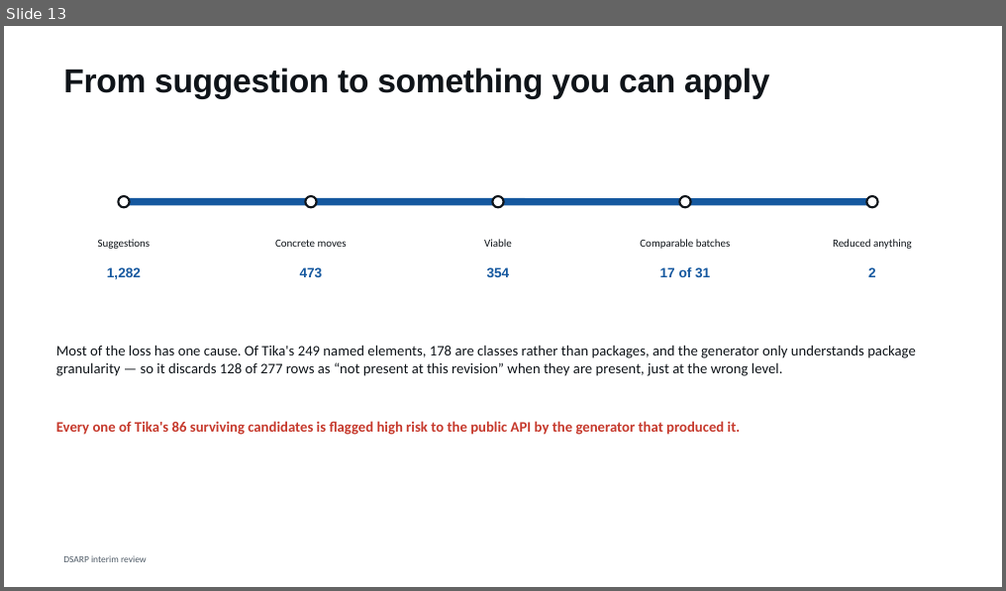
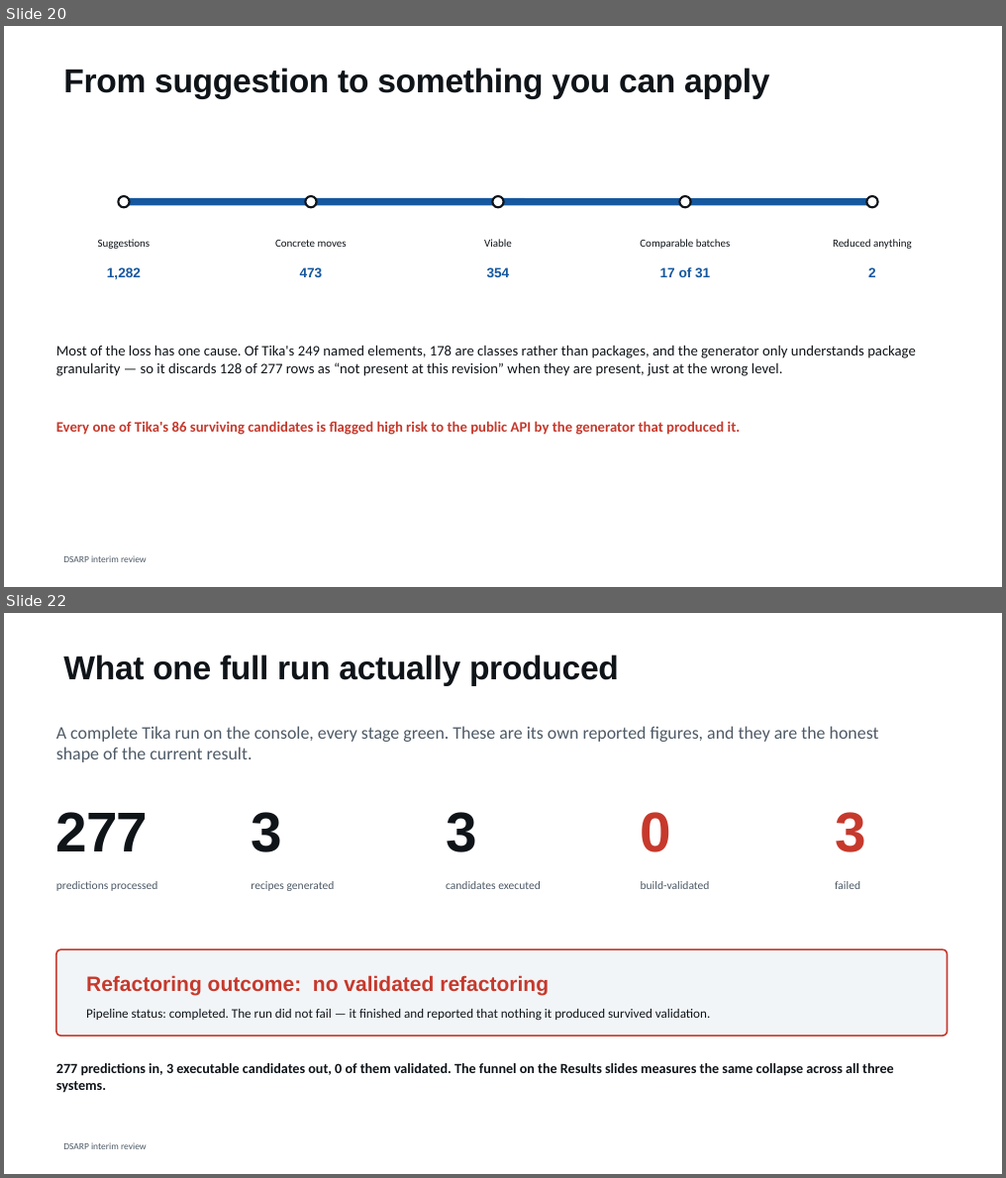
Before and after one commit to shimoriki/DSARPProject, a slide deck: docs/DSARP_interim_review.pptx. Shown one above the other, each under a label of ours: slide 13 before the commit, slides 20 and 22 after it; the slides between them are not shown. The pictures are 1006x591 and 1006x1178 pixels, drawn with LibreOffice and Linux fonts; fonts in the diff are those of the drawing. Boxes give left, top, right and bottom in pixels: in the first picture for what was removed or moved away, otherwise in the second. Text is boxed around its words. In the diff, an @@ line names an element or a change of style, - is before the commit and + after.

```diff
--- a/docs/DSARP_interim_review.pptx
+++ b/docs/DSARP_interim_review.pptx
@@ slide 22 added at (4, 613, 1002, 1174), background #FFFFFF; not listed: 1 template element that a slide beside it also shows @@
@@ title added at (63, 655, 619, 686), 32 pt, text #0F1419, bold @@
+What one full run actually produced
@@ text added at (56, 726, 879, 762), 17 pt, text #4E5A66 @@
+A complete Tika run on the console, every stage green. These are its own reported figures, and they are the honest shape of the current result.
@@ text added at (56, 812, 149, 852), 54 pt, text #0F1419, bold @@
+277
@@ text added at (251, 812, 282, 853), 54 pt, text #0F1419, bold @@
+3
@@ text added at (446, 812, 477, 853), 54 pt, text #0F1419, bold @@
+3
@@ text added at (641, 812, 672, 853), 54 pt, text #C6392C, bold @@
+0
@@ text added at (835, 812, 866, 853), 54 pt, text #C6392C, bold @@
+3
@@ text added at (56, 881, 158, 891), 11 pt, text #4E5A66 @@
+predictions processed
@@ text added at (251, 881, 335, 891), 11 pt, text #4E5A66 @@
+recipes generated
@@ text added at (446, 881, 541, 889), 11 pt, text #4E5A66 @@
+candidates executed
@@ text added at (641, 881, 710, 889), 11 pt, text #4E5A66 @@
+build-validated
@@ text added at (835, 881, 860, 889), 11 pt, text #4E5A66 @@
+failed
@@ rounded rectangle added at (56, 950, 947, 1036), fill #F2F5F7, outline #C6392C 1.5 pt @@
@@ text added at (86, 975, 548, 995), 20 pt, text #C6392C, bold @@
+Refactoring outcome: no validated refactoring
@@ text added at (86, 1009, 710, 1021), 12.5 pt, text #0F1419 @@
+Pipeline status: completed. The run did not fail — it finished and reported that nothing it produced survived validation.
@@ text added at (56, 1063, 894, 1093), 13.5 pt, text #0F1419, bold @@
+277 predictions in, 3 executable candidates out, 0 of them validated. The funnel on the Results slides measures the same collapse across all three systems.
@@ what was slide 13 is now slide 20 @@
```
Also in this commit, not shown: 7 slides changed, 18 other slides added, 1 slide removed, 9 other files.
